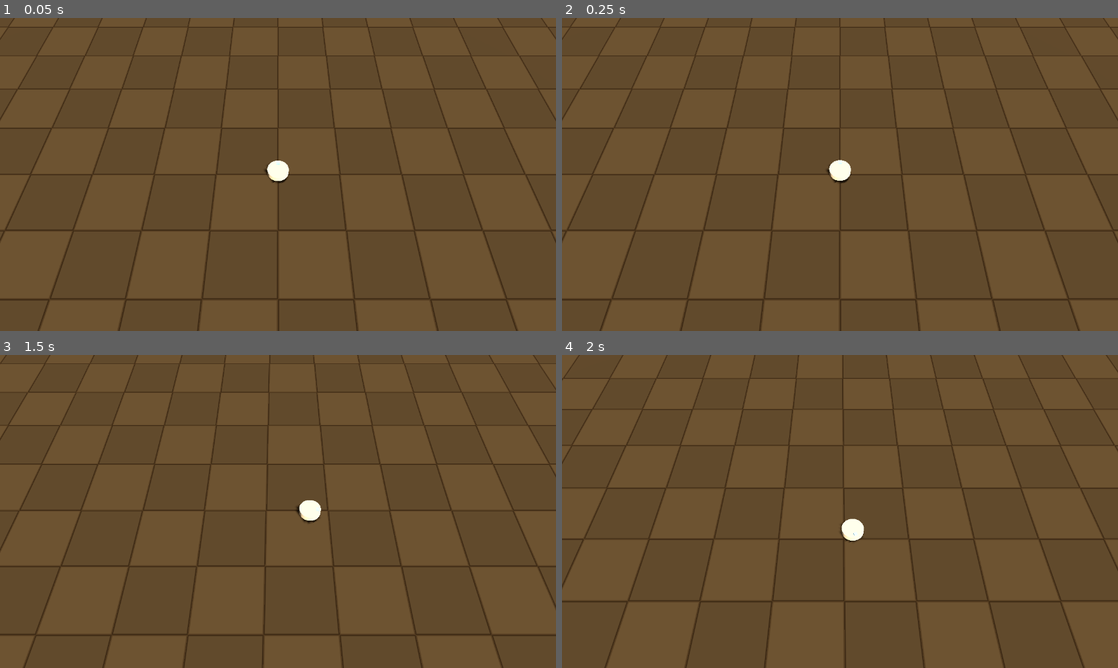
Above: before the commit, frames 1-4 (two rows, left to right).
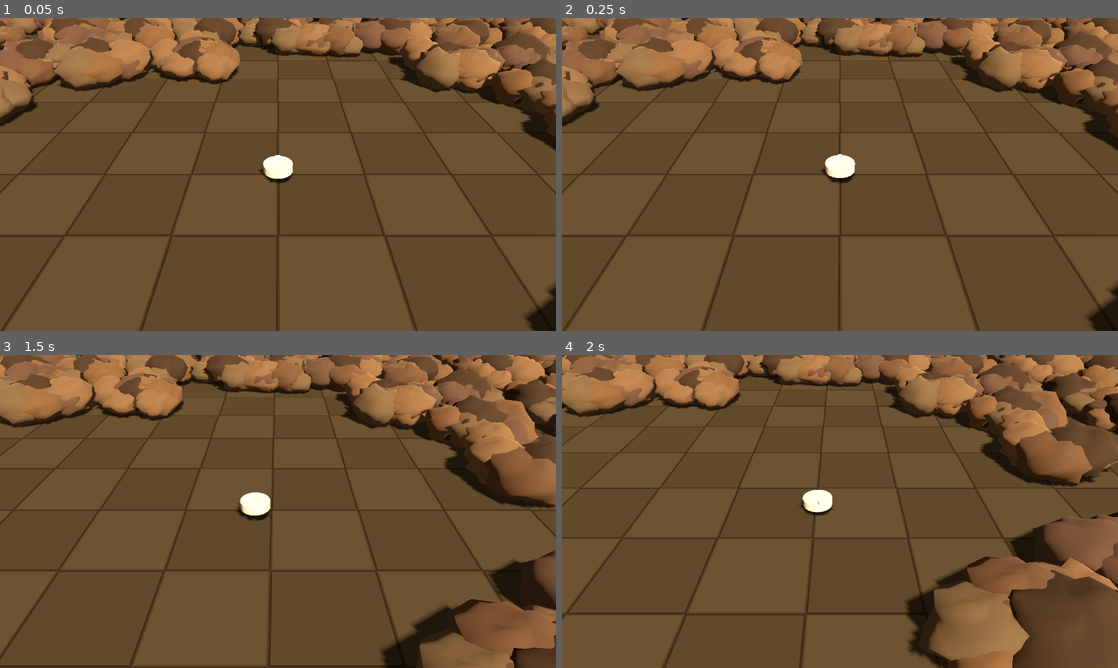
Above: after the commit, the same moments.

Repository: Baithovenn/incrementalgame001
Game: Godot game, scene res://scenes/main.tscn
Two runs of this game, one before a commit and one after it. Both use one fixed random seed, a clock stepped at 60 frames per second and the inputs below.
Inputs (mouse positions are in pixels of both pictures, inside the frame that each line leads up to):
- Up to frame 1 (0.05 s): no input
- Up to frame 2 (0.25 s): no input
- Up to frame 3 (1.5 s): tap Enter at 0.5 s; move the mouse to (400, 495) at 0.52 s; hold D (move_right) 0.53-1.28 s; click (400, 495) at 0.67 s; move the mouse to (166, 527) at 1.27 s; hold S (move_back) from 1.28 s (still down); click (166, 527) at 1.42 s
- Up to frame 4 (2 s): keep holding S (move_back)

The runs differ from the first frame. In frame 1, 21% of the frame differs, in the area x 0-100%, y 0-100%; in frame 2, 21%; in frame 3, 27%; in frame 4, 28%.

Commit message:
Godot Schritt 2: Klumpenfeld prozedural, versperrend; Tempo, Kamera-Vorlauf und Zoom nach Rückmeldung
- Robot: max_speed 1.2, acceleration 2.4, deceleration 3.4 (Vollgas weiterhin nach ~0.5 s)
- CameraRig: nah (pitch 35°, Höhe 2.5), Zielpunkt = Position + Geschwindigkeit * lookahead_time (0.8 s),
  geglättet; Mausrad-Zoom zoom_min/zoom_max; nur Perspektive
- LumpField: 20x20 m, Seed exportiert, Raster mit Jitter, Hof 3 m um die Basis, keine Gänge
- Klumpen: 8–16 rauschverformte, abgeflachte Kugeln, Kern dunkler, jedes Teil StaticBody3D mit bind,
  Bindung steigt mit Abstand zur Basis; Roboter kollidiert und gleitet entlang
- Headless-Lauf und Screenshot mit Fahrtest geprüft (Roboter bleibt am Hofrand hängen)
- BACKLOG: Schritt 2 wartet auf Rückmeldung

Co-Authored-By: Claude Fable 5.1 <noreply@anthropic.com>
Claude-Session: https://claude.ai/code/session_0195eC6E9ByXSFSzjLSWMdTR

Diff:
--- a/godot/scenes/main.tscn
+++ b/godot/scenes/main.tscn
@@ -1,19 +1,10 @@
-[gd_scene load_steps=8 format=3 uid="uid://c0klumpen00main"]
+[gd_scene format=3 uid="uid://ddcyy3xgvsk4l"]
 
-[ext_resource type="Script" path="res://scripts/main.gd" id="1_main"]
-[ext_resource type="Script" path="res://scripts/camera_rig.gd" id="2_cam"]
-[ext_resource type="PackedScene" uid="uid://c0klumpen0robot" path="res://scenes/robot.tscn" id="3_robot"]
-[ext_resource type="Shader" path="res://shaders/ground.gdshader" id="4_ground"]
-
-[sub_resource type="ShaderMaterial" id="ShaderMaterial_ground"]
-shader = ExtResource("4_ground")
-
-[sub_resource type="PlaneMesh" id="PlaneMesh_ground"]
-material = SubResource("ShaderMaterial_ground")
-size = Vector2(40, 40)
-
-[sub_resource type="BoxShape3D" id="BoxShape3D_ground"]
-size = Vector3(40, 0.2, 40)
+[ext_resource type="Script" uid="uid://17uk88ve1dvw" path="res://scripts/main.gd" id="1_main"]
+[ext_resource type="Script" uid="uid://cnoq38r8fjybu" path="res://scripts/camera_rig.gd" id="2_cam"]
+[ext_resource type="PackedScene" uid="uid://ddcyy3xgnumbr" path="res://scenes/robot.tscn" id="3_robot"]
+[ext_resource type="Shader" uid="uid://1y0cctibigya" path="res://shaders/ground.gdshader" id="4_ground"]
+[ext_resource type="Script" path="res://scripts/lump_field.gd" id="5_field"]
 
 [sub_resource type="Environment" id="Environment_main"]
 background_mode = 1
@@ -23,31 +14,53 @@
 ambient_light_energy = 0.6
 tonemap_mode = 2
 
-[node name="Main" type="Node3D"]
+[sub_resource type="ShaderMaterial" id="ShaderMaterial_ground"]
+render_priority = 0
+shader = ExtResource("4_ground")
+shader_parameter/color_a = Color(0.165, 0.133, 0.098, 1)
+shader_parameter/color_b = Color(0.215, 0.176, 0.128, 1)
+shader_parameter/line_color = Color(0.3, 0.26, 0.2, 1)
+shader_parameter/cell_size = 1.0
+shader_parameter/line_width = 0.02
+
+[sub_resource type="PlaneMesh" id="PlaneMesh_ground"]
+material = SubResource("ShaderMaterial_ground")
+size = Vector2(40, 40)
+
+[sub_resource type="BoxShape3D" id="BoxShape3D_ground"]
+size = Vector3(40, 0.2, 40)
+
+[node name="Main" type="Node3D" unique_id=245648058]
 script = ExtResource("1_main")
 
-[node name="WorldEnvironment" type="WorldEnvironment" parent="."]
+[node name="WorldEnvironment" type="WorldEnvironment" parent="." unique_id=2101710813]
 environment = SubResource("Environment_main")
 
-[node name="Sun" type="DirectionalLight3D" parent="."]
+[node name="Sun" type="DirectionalLight3D" parent="." unique_id=674189695]
 transform = Transform3D(0.866025, -0.353553, 0.353553, 0, 0.707107, 0.707107, -0.5, -0.612372, 0.612372, 0, 10, 0)
 light_color = Color(1, 0.95, 0.86, 1)
 light_energy = 1.2
 shadow_enabled = true
 
-[node name="Ground" type="StaticBody3D" parent="."]
+[node name="Ground" type="StaticBody3D" parent="." unique_id=1442973838]
 
-[node name="MeshInstance3D" type="MeshInstance3D" parent="Ground"]
+[node name="MeshInstance3D" type="MeshInstance3D" parent="Ground" unique_id=1522747921]
 mesh = SubResource("PlaneMesh_ground")
 
-[node name="CollisionShape3D" type="CollisionShape3D" parent="Ground"]
+[node name="CollisionShape3D" type="CollisionShape3D" parent="Ground" unique_id=759053913]
 transform = Transform3D(1, 0, 0, 0, 1, 0, 0, 0, 1, 0, -0.1, 0)
 shape = SubResource("BoxShape3D_ground")
 
-[node name="Robot" parent="." instance=ExtResource("3_robot")]
+[node name="LumpField" type="Node3D" parent="."]
+script = ExtResource("5_field")
 
-[node name="CameraRig" type="Node3D" parent="." node_paths=PackedStringArray("target")]
+[node name="Robot" parent="." unique_id=1149479146 instance=ExtResource("3_robot")]
+
+[node name="CameraRig" type="Node3D" parent="." unique_id=263994775 node_paths=PackedStringArray("target")]
 script = ExtResource("2_cam")
 target = NodePath("../Robot")
 
-[node name="Camera3D" type="Camera3D" parent="CameraRig"]
+[node name="Camera3D" type="Camera3D" parent="CameraRig" unique_id=2050812205]
+transform = Transform3D(1, 0, 0, 0, 0.81915206, 0.57357645, 0, -0.57357645, 0.81915206, 0, 2.5, 3.57037)
+fov = 45.0
+size = 10.0
--- a/godot/scripts/camera_rig.gd
+++ b/godot/scripts/camera_rig.gd
@@ -1,12 +1,14 @@
 @tool
 extends Node3D
-## Kamera schräg von oben mit festem Winkel. Der Rig folgt dem Ziel weich, dreht nie mit.
-## Im Editor sichtbar: Winkel, Höhe und Projektion wirken sofort.
+## Kamera schräg von oben mit festem Winkel, Perspektive. Dreht nie mit.
+## Der Rig folgt einem Zielpunkt = Roboterposition + Geschwindigkeit * lookahead_time.
+## Der Zielpunkt ist selbst geglättet, damit er beim Loslassen zurückgleitet statt zu schnappen.
+## Mausrad zoomt (nur für den Test) zwischen zoom_min und zoom_max.
 
-## Was die Kamera verfolgt (normalerweise der Hauptroboter).
+## Was die Kamera verfolgt (normalerweise der Hauptroboter, ein CharacterBody3D).
 @export var target: Node3D
 ## Neigung nach unten in Grad. 90 = senkrecht von oben, 0 = waagerecht.
-@export_range(10.0, 89.0, 1.0) var pitch_degrees: float = 55.0:
+@export_range(10.0, 89.0, 1.0) var pitch_degrees: float = 35.0:
 	set(v):
 		pitch_degrees = v
 		_update_camera()
@@ -15,44 +17,68 @@
 	set(v):
 		yaw_degrees = v
 		_update_camera()
-## Höhe der Kamera über dem Boden in Metern.
-@export_range(2.0, 40.0, 0.5) var height: float = 5.0:
+## Höhe der Kamera über dem Boden in Metern. Standard nah: Roboter ≈ 1/10 der Bildhöhe.
+@export_range(1.0, 40.0, 0.1) var height: float = 2.5:
 	set(v):
 		height = v
 		_update_camera()
-## Orthografisch statt perspektivisch.
-@export var orthographic: bool = false:
-	set(v):
-		orthographic = v
-		_update_camera()
-## Bildhöhe in Metern bei orthografischer Projektion.
-@export_range(2.0, 40.0, 0.5) var ortho_size: float = 10.0:
-	set(v):
-		ortho_size = v
-		_update_camera()
-## Öffnungswinkel bei Perspektive.
+## Öffnungswinkel (vertikal).
 @export_range(20.0, 90.0, 1.0) var fov: float = 45.0:
 	set(v):
 		fov = v
 		_update_camera()
-## Wie zügig der Rig dem Ziel nachzieht (größer = strammer, ~1/s).
-@export var follow_speed: float = 4.0
+
+@export_group("Folgen")
+## Wie zügig der Rig dem Zielpunkt nachzieht (größer = strammer, ~1/s).
+@export var follow_speed: float = 6.0
+## Vorlauf: Zielpunkt liegt um Geschwindigkeit * lookahead_time vor dem Roboter (s).
+@export var lookahead_time: float = 0.8
+## Wie zügig der Zielpunkt selbst nachzieht (größer = schneller, ~1/s).
+@export var lookahead_smoothing: float = 3.0
+
+@export_group("Zoom (Test)")
+## Mausrad-Zoom: kleinste Höhe.
+@export var zoom_min: float = 2.0
+## Mausrad-Zoom: größte Höhe.
+@export var zoom_max: float = 10.0
+## Höhenänderung pro Rad-Klick (m).
+@export var zoom_step: float = 0.4
 
 @onready var camera: Camera3D = $Camera3D
+
+var _look_point: Vector3 = Vector3.ZERO
 
 
 func _ready() -> void:
 	_update_camera()
 	if not Engine.is_editor_hint() and target:
-		global_position = target.global_position
+		_look_point = _ground(target.global_position)
+		global_position = _look_point
+
+
+func _unhandled_input(event: InputEvent) -> void:
+	if Engine.is_editor_hint():
+		return
+	if event is InputEventMouseButton and event.pressed:
+		if event.button_index == MOUSE_BUTTON_WHEEL_UP:
+			height = clampf(height - zoom_step, zoom_min, zoom_max)
+		elif event.button_index == MOUSE_BUTTON_WHEEL_DOWN:
+			height = clampf(height + zoom_step, zoom_min, zoom_max)
 
 
 func _process(delta: float) -> void:
 	if Engine.is_editor_hint() or target == null:
 		return
-	var goal := target.global_position
-	goal.y = 0.0
-	global_position = global_position.lerp(goal, 1.0 - exp(-follow_speed * delta))
+	var velocity := Vector3.ZERO
+	if target is CharacterBody3D:
+		velocity = (target as CharacterBody3D).velocity
+	var goal := _ground(target.global_position + velocity * lookahead_time)
+	_look_point = _look_point.lerp(goal, 1.0 - exp(-lookahead_smoothing * delta))
+	global_position = global_position.lerp(_look_point, 1.0 - exp(-follow_speed * delta))
+
+
+func _ground(p: Vector3) -> Vector3:
+	return Vector3(p.x, 0.0, p.z)
 
 
 func _update_camera() -> void:
@@ -62,9 +88,7 @@
 	var yaw := deg_to_rad(yaw_degrees)
 	var back := height / tan(pitch)
 	# Kamera steht "hinter" dem Rig-Ursprung (Richtung +Z bei yaw 0) und schaut auf ihn.
-	var offset := Vector3(sin(yaw) * back, height, cos(yaw) * back)
-	camera.position = offset
+	camera.position = Vector3(sin(yaw) * back, height, cos(yaw) * back)
 	camera.look_at_from_position(camera.position, Vector3.ZERO, Vector3.UP)
-	camera.projection = Camera3D.PROJECTION_ORTHOGONAL if orthographic else Camera3D.PROJECTION_PERSPECTIVE
-	camera.size = ortho_size
+	camera.projection = Camera3D.PROJECTION_PERSPECTIVE
 	camera.fov = fov
--- /dev/null
+++ b/godot/scripts/lump_field.gd
@@ -0,0 +1,162 @@
+extends Node3D
+## Prozedurales Klumpenfeld. Alles voller Klumpen, keine Gänge, freier Hof um den Ursprung (Basis).
+## Jeder Klumpen: Traube aus Kugeln (eigene StaticBody3D mit "bind"), Kern in der Mitte dunkler.
+## Klumpen weiter von der Basis weg sind härter.
+
+## Seed für reproduzierbare Felder.
+@export var seed: int = 1:
+	set(v):
+		seed = v
+		if is_inside_tree():
+			generate()
+## Kantenlänge des Feldes (m), mittig um den Ursprung.
+@export var field_size: float = 20.0
+## Freier Hof um die Basis (m).
+@export var base_clear_radius: float = 3.0
+## Rasterabstand der Klumpen (m); kleiner = dichter.
+@export var lump_spacing: float = 1.5
+## Zufälliger Versatz der Klumpen im Raster (m).
+@export var lump_jitter: float = 0.35
+## Teile pro Klumpen.
+@export var parts_min: int = 8
+@export var parts_max: int = 16
+## Radius eines Teils (m).
+@export var part_radius_min: float = 0.22
+@export var part_radius_max: float = 0.42
+## Wie weit die Teile um die Klumpenmitte streuen (m).
+@export var cluster_radius: float = 0.6
+## Bindung am Hofrand und am Feldrand.
+@export var bind_near: float = 1.0
+@export var bind_far: float = 5.0
+
+const MESH_VARIANTS := 6
+const PALETTE := [
+	Color(0.36, 0.26, 0.17),
+	Color(0.32, 0.23, 0.16),
+	Color(0.39, 0.29, 0.20),
+	Color(0.30, 0.22, 0.17),
+	Color(0.34, 0.27, 0.19),
+]
+const CORE_COLOR := Color(0.21, 0.15, 0.10)
+
+var _rng := RandomNumberGenerator.new()
+var _meshes: Array[Mesh] = []
+var _materials: Array[StandardMaterial3D] = []
+var _core_material: StandardMaterial3D
+var part_count: int = 0
+var lump_count: int = 0
+
+
+func _ready() -> void:
+	generate()
+
+
+func generate() -> void:
+	for c in get_children():
+		remove_child(c)
+		c.queue_free()
+	_rng.seed = seed
+	_build_meshes()
+	_build_materials()
+	part_count = 0
+	lump_count = 0
+
+	var half := field_size * 0.5
+	var far_dist := sqrt(2.0) * half
+	var n := int(field_size / lump_spacing)
+	for ix in range(n):
+		for iz in range(n):
+			var x := -half + (ix + 0.5) * lump_spacing + _rng.randf_range(-lump_jitter, lump_jitter)
+			var z := -half + (iz + 0.5) * lump_spacing + _rng.randf_range(-lump_jitter, lump_jitter)
+			var center := Vector3(x, 0.0, z)
+			var dist := center.length()
+			if dist < base_clear_radius + cluster_radius:
+				continue
+			var t := clampf((dist - base_clear_radius) / (far_dist - base_clear_radius), 0.0, 1.0)
+			var bind := lerpf(bind_near, bind_far, t)
+			_spawn_lump(center, bind)
+
+
+func _spawn_lump(center: Vector3, bind: float) -> void:
+	var lump := Node3D.new()
+	lump.name = "Lump_%d" % lump_count
+	lump.position = center
+	add_child(lump)
+	lump_count += 1
+
+	var count := _rng.randi_range(parts_min, parts_max)
+	# Kern in der Mitte, etwas größer und härter.
+	_spawn_part(lump, Vector3.ZERO, part_radius_max * 1.05, bind * 1.6, true)
+	for i in range(count - 1):
+		var angle := _rng.randf_range(0.0, TAU)
+		var r := cluster_radius * sqrt(_rng.randf())
+		var offset := Vector3(cos(angle) * r, 0.0, sin(angle) * r)
+		var radius := _rng.randf_range(part_radius_min, part_radius_max)
+		var part_bind := bind * _rng.randf_range(0.8, 1.2)
+		_spawn_part(lump, offset, radius, part_bind, false)
+
+
+func _spawn_part(lump: Node3D, offset: Vector3, radius: float, bind: float, is_core: bool) -> void:
+	var part := StaticBody3D.new()
+	part.set_script(preload("res://scripts/lump_part.gd"))
+	part.name = "Core" if is_core else "Part_%d" % lump.get_child_count()
+	part.bind = bind
+	part.is_core = is_core
+	# Teile sitzen etwas im Boden, damit die Traube lehmig aufliegt.
+	part.position = offset + Vector3(0.0, radius * 0.6, 0.0)
+	part.rotation.y = _rng.randf_range(0.0, TAU)
+	lump.add_child(part)
+
+	var mesh := MeshInstance3D.new()
+	mesh.name = "Mesh"
+	mesh.mesh = _meshes[_rng.randi_range(0, MESH_VARIANTS - 1)]
+	# Abgeflacht und leicht ungleich, damit es nicht perlig wirkt.
+	mesh.scale = Vector3(radius * _rng.randf_range(0.95, 1.15), radius * _rng.randf_range(0.65, 0.8), radius * _rng.randf_range(0.95, 1.15))
+	mesh.material_override = _core_material if is_core else _materials[_rng.randi_range(0, _materials.size() - 1)]
+	part.add_child(mesh)
+
+	var shape := CollisionShape3D.new()
+	shape.name = "CollisionShape3D"
+	var sphere := SphereShape3D.new()
+	sphere.radius = radius * 0.95
+	shape.shape = sphere
+	part.add_child(shape)
+	part_count += 1
+
+
+func _build_meshes() -> void:
+	_meshes.clear()
+	var noise := FastNoiseLite.new()
+	noise.frequency = 1.4
+	for v in range(MESH_VARIANTS):
+		noise.seed = seed * 100 + v
+		var sphere := SphereMesh.new()
+		sphere.radius = 1.0
+		sphere.height = 2.0
+		sphere.radial_segments = 14
+		sphere.rings = 8
+		var arrays := sphere.get_mesh_arrays()
+		var verts: PackedVector3Array = arrays[Mesh.ARRAY_VERTEX]
+		for i in range(verts.size()):
+			var p := verts[i]
+			var d := 1.0 + noise.get_noise_3d(p.x, p.y, p.z) * 0.45
+			verts[i] = p * d
+		arrays[Mesh.ARRAY_VERTEX] = verts
+		var st := SurfaceTool.new()
+		st.create_from_arrays(arrays, Mesh.PRIMITIVE_TRIANGLES)
+		st.deindex()
+		st.index()
+		st.generate_normals()
+		_meshes.append(st.commit())
+
+
+func _build_materials() -> void:
+	_materials.clear()
+	for c in PALETTE:
+		var m := StandardMaterial3D.new()
+		m.albedo_color = c
+		m.roughness = 0.95
+		_materials.append(m)
+	_core_material = StandardMaterial3D.new()
+	_core_material.albedo_color = CORE_COLOR
+	_core_material.roughness = 0.9
--- /dev/null
+++ b/godot/scripts/lump_part.gd
@@ -0,0 +1,7 @@
+extends StaticBody3D
+## Ein Teil eines Klumpens: eine Kugel mit Bindung (Härte). Noch kein Brechen.
+
+## Bindung: wie fest das Teil am Klumpen hängt. Werkzeugkraft muss darüber liegen.
+@export var bind: float = 1.0
+## Kern des Klumpens (härter, in der Mitte).
+@export var is_core: bool = false
--- a/godot/scripts/main.gd
+++ b/godot/scripts/main.gd
@@ -1,6 +1,6 @@
 extends Node3D
 ## Hauptszene. Für den automatischen Check ohne Spieler:
-##   --screenshot=<pfad>  speichert nach 90 Frames ein Bild und beendet das Spiel.
+##   --screenshot=<pfad>  speichert nach 270 Frames ein Bild und beendet das Spiel.
 ##   --drive              hält dabei W+D gedrückt, damit man Fahrt und Drehung sieht.
 
 var _screenshot_path: String = ""
@@ -23,12 +23,14 @@
 	if _drive and _frames == 10:
 		Input.action_press("move_forward")
 		Input.action_press("move_right")
-	if _drive and _frames == 70:
+	if _drive and _frames == 250:
 		Input.action_release("move_forward")
 		Input.action_release("move_right")
-	if _frames == 90:
+	if _frames == 270:
 		var robot: Node3D = $Robot
-		print("robot pos=%s yaw=%.1f deg" % [robot.global_position, rad_to_deg(robot.rotation.y)])
+		print("robot pos=%s yaw=%.1f deg dist=%.2f" % [robot.global_position, rad_to_deg(robot.rotation.y), robot.global_position.length()])
+		var field := $LumpField
+		print("field: %d lumps, %d parts" % [field.lump_count, field.part_count])
 		var img := get_viewport().get_texture().get_image()
 		var err := img.save_png(_screenshot_path)
 		print("screenshot -> %s (%d)" % [_screenshot_path, err])
--- a/godot/scripts/robot.gd
+++ b/godot/scripts/robot.gd
@@ -4,11 +4,11 @@
 
 @export_group("Fahren")
 ## Höchsttempo in m/s.
-@export var max_speed: float = 2.5
+@export var max_speed: float = 1.2
 ## Beschleunigung in m/s², wenn eine Taste gehalten wird.
-@export var acceleration: float = 5.0
+@export var acceleration: float = 2.4
 ## Abbremsen in m/s², wenn keine Taste gehalten wird.
-@export var deceleration: float = 7.0
+@export var deceleration: float = 3.4
 ## Wie schnell sich der Roboter in Fahrtrichtung dreht (größer = schneller, ~1/s).
 @export var turn_speed: float = 6.0
 
Not shown: 1 places in godot/scenes/robot.tscn that only renumber resources
Not shown, added: godot/scripts/lump_field.gd.uid
Not shown, added: godot/scripts/lump_part.gd.uid
Not shown, changed: docs/BACKLOG.md
